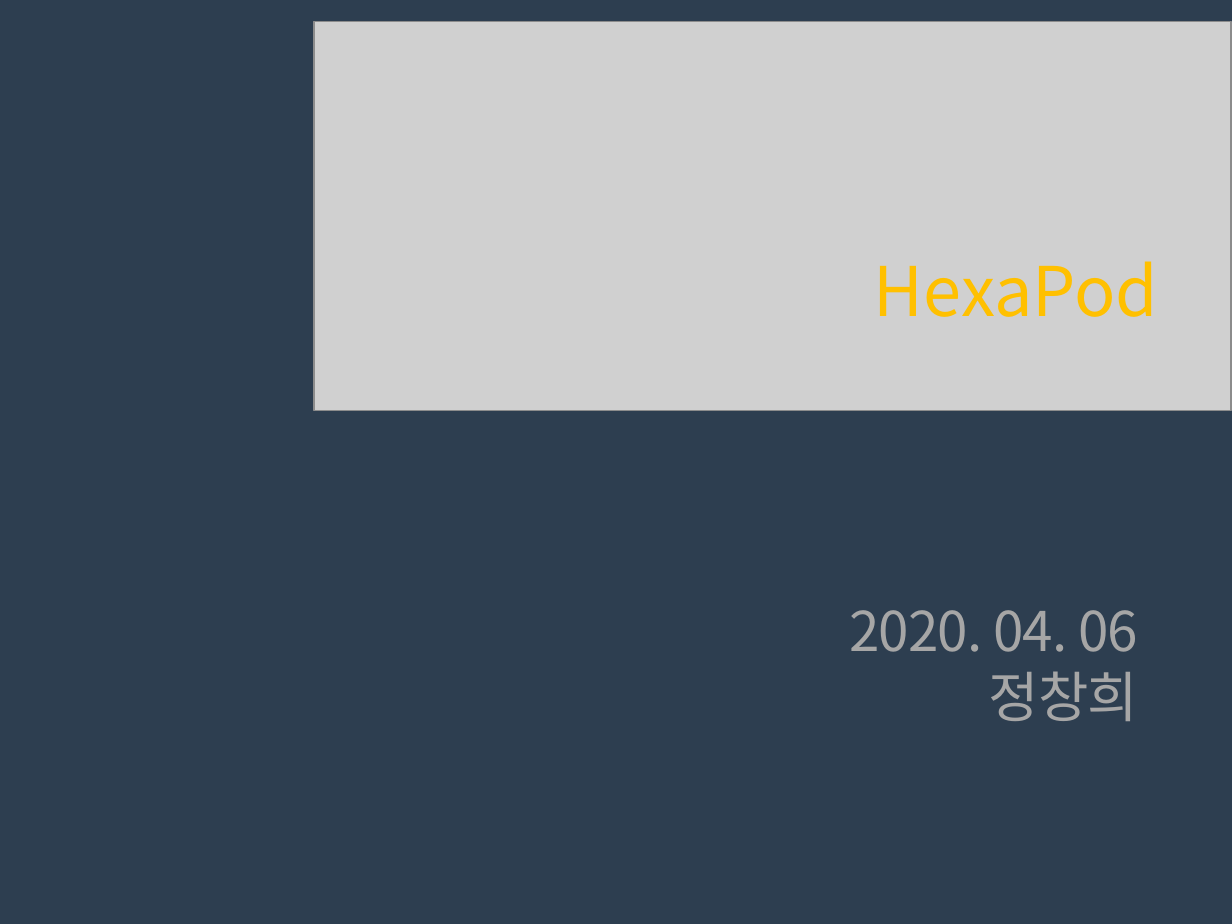
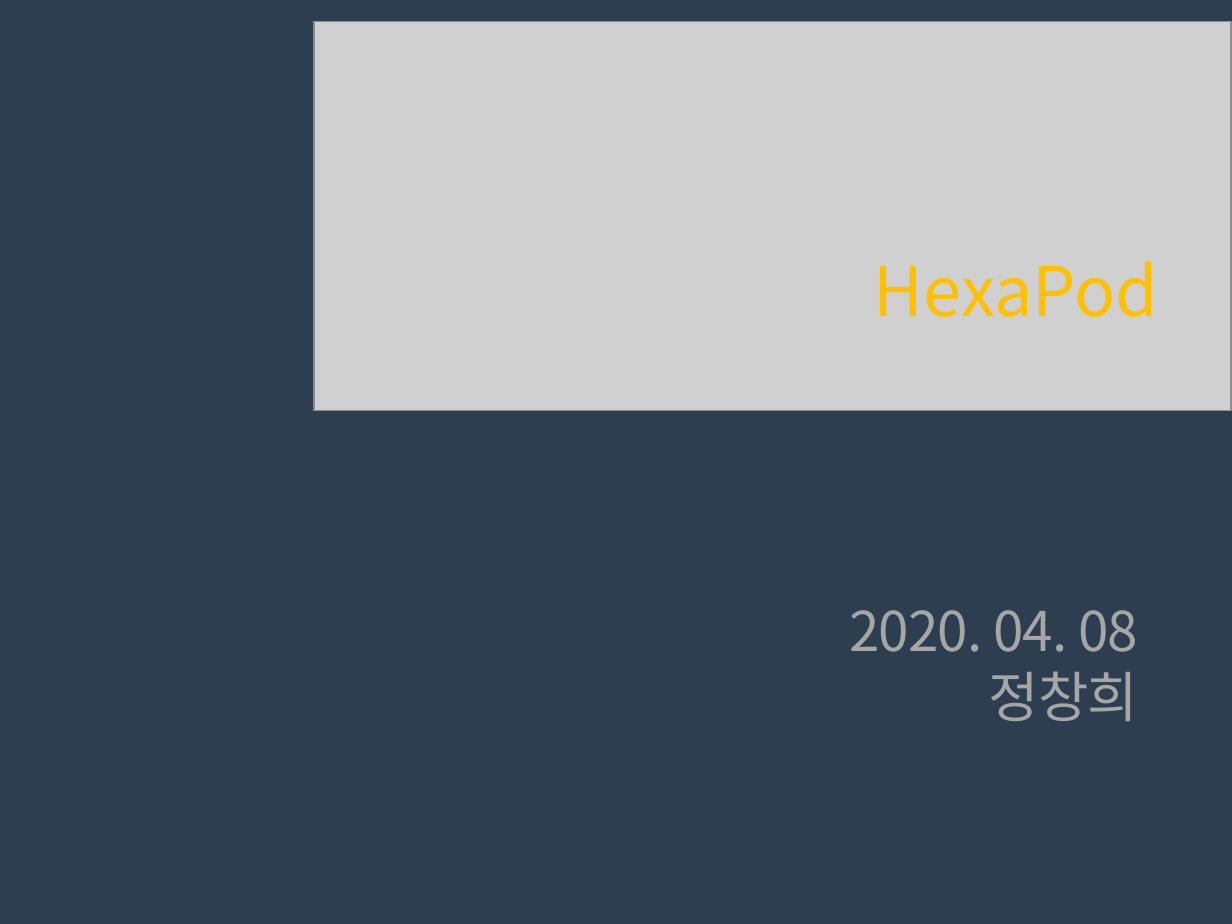
Before and after one commit to changhee-Jung/Hexapod, a slide deck: slide 1 of 02 Scheduler/200406_Hexapod 수식정리.pptx. Drawn at 1232x924 pixels with LibreOffice and Linux fonts; fonts in the diff are those of the drawing; grey boxes stand for pictures. Boxes give left, top, right and bottom in pixels: in the first picture for what was removed or moved away, otherwise in the second. Text is boxed around its words. In the diff, an @@ line names an element or a change of style, - is before the commit and + after.

```diff
--- a/02 Scheduler/200406_Hexapod 수식정리.pptx
+++ b/02 Scheduler/200406_Hexapod 수식정리.pptx
@@ text at (x1=849, y1=610, x2=1138, y2=652): text changed @@
-2020. 04. 06
+2020. 04. 08
```
Also in this commit, not shown: 15 other files.
